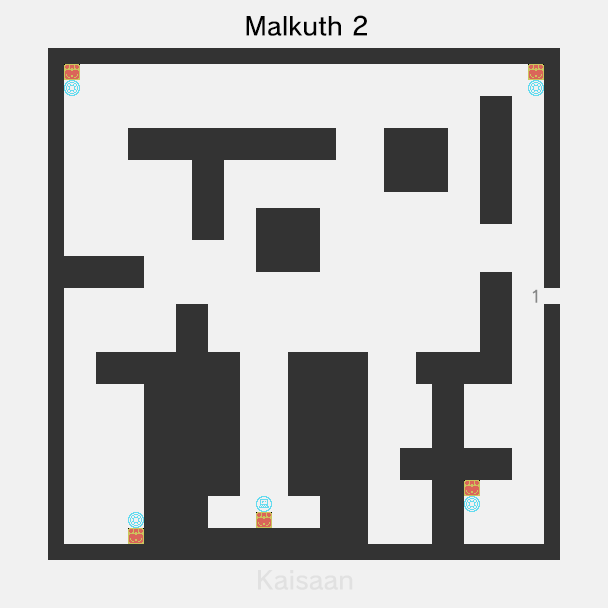
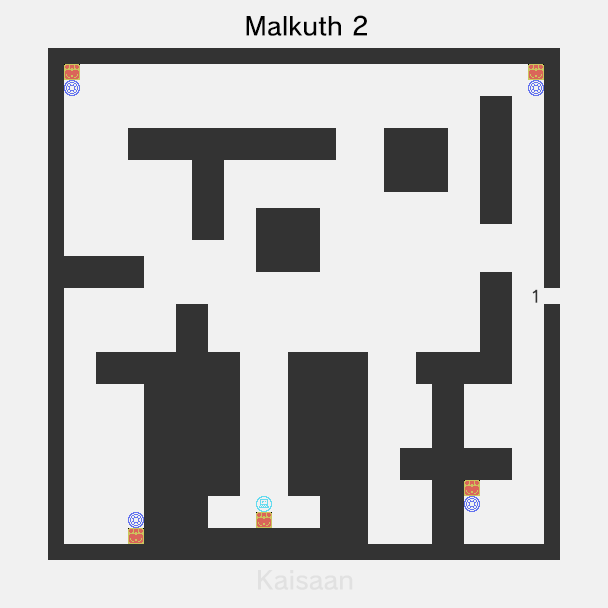
Layer changes from the first 608x608 image to the second:
painted on "1" over [532, 289, 538, 303]
renamed "Layer 22" to "Layer 28", moved it above "Layer 27", painted on it over [128, 512, 144, 528]
renamed "Layer 20" to "Layer 27", moved it above "Layer 26", painted on it over [64, 80, 80, 96]
renamed "Layer 18" to "Layer 26", moved it above "Layer 25", painted on it over [528, 80, 544, 96]
renamed "Layer 10" to "Layer 25", moved it above "Layer 16", painted on it over [464, 496, 480, 512]
